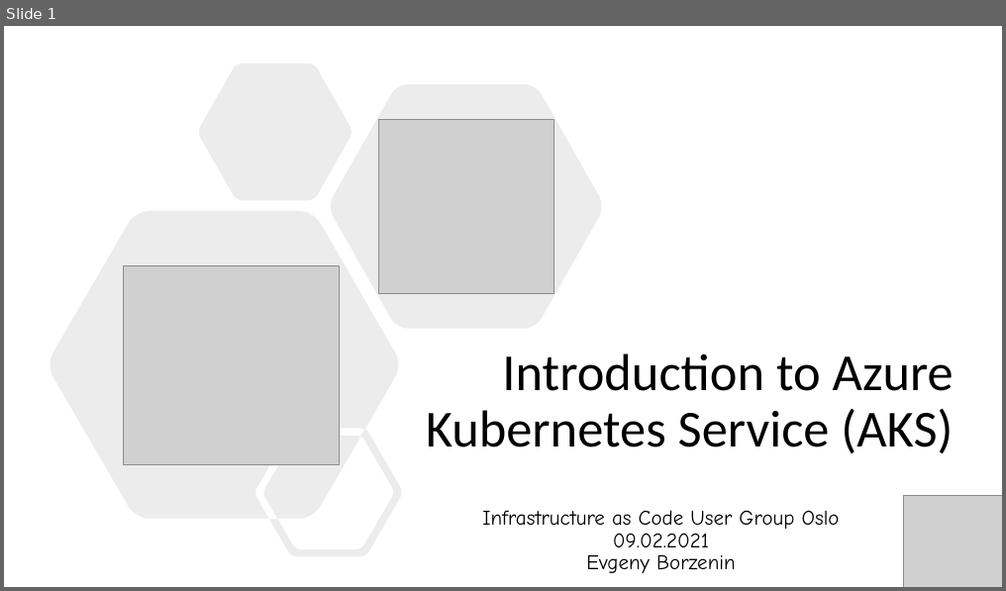
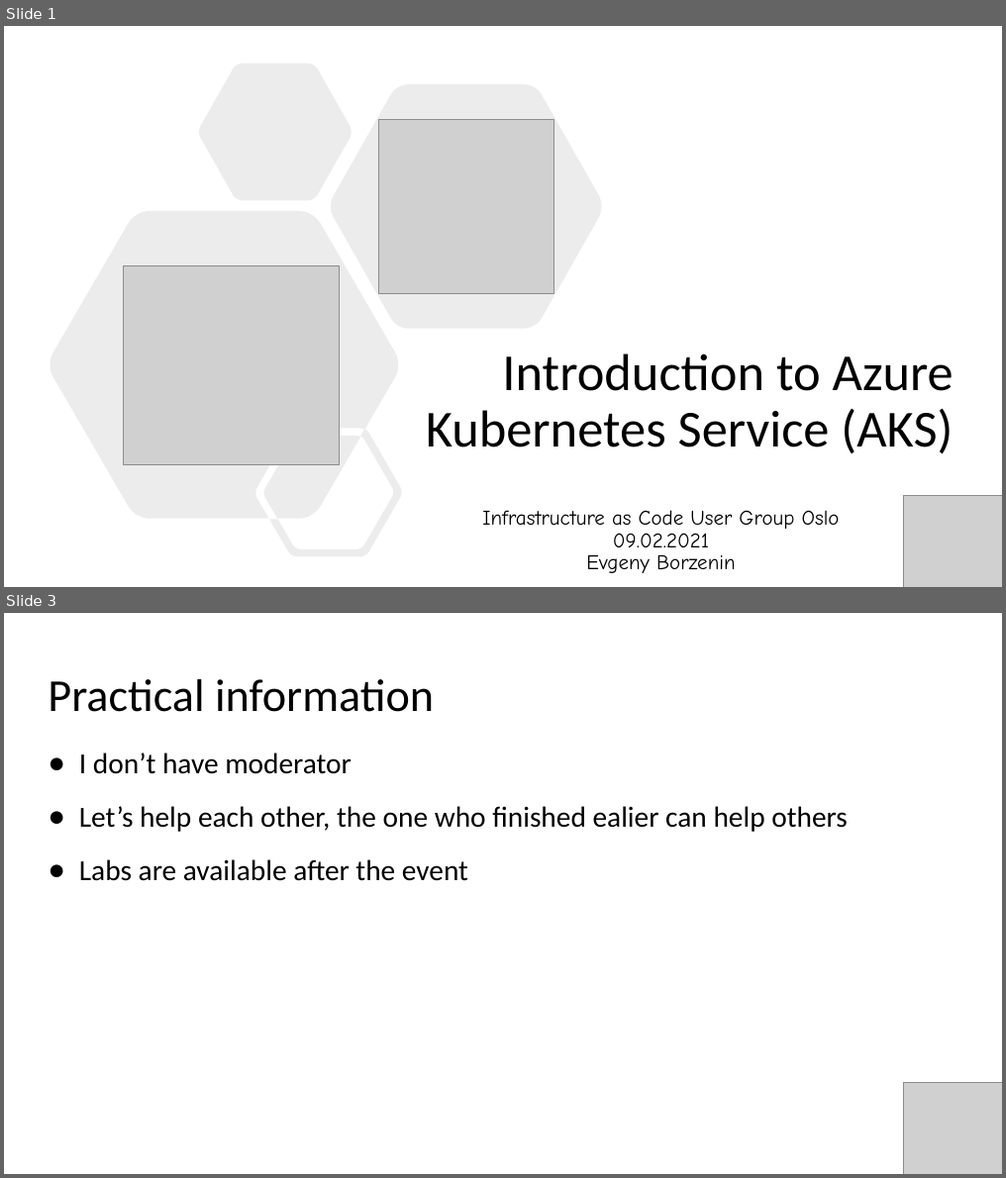
Before and after one commit to evgenyb/aks-workshops, a slide deck: 01-aks-and-k8s-101/slides/Introduction to AKS.pptx. Shown one above the other, each under a label of ours: slide 1 before the commit, slides 1 and 3 after it; the slides between them are not shown. The pictures are 1006x591 and 1006x1178 pixels, drawn with LibreOffice and Linux fonts; fonts in the diff are those of the drawing; grey boxes stand for pictures. Boxes give left, top, right and bottom in pixels: in the first picture for what was removed or moved away, otherwise in the second. Text is boxed around its words. In the diff, an @@ line names an element or a change of style, - is before the commit and + after.

```diff
--- a/01-aks-and-k8s-101/slides/Introduction to AKS.pptx
+++ b/01-aks-and-k8s-101/slides/Introduction to AKS.pptx
@@ slide 3 added at [4,613,1002,1174], background #FFFFFF @@
@@ title added at [48,679,434,712], 44 pt, text #000000 @@
+Practical information
@@ text added at [79,753,847,881], 28 pt, text #000000 @@
+● I don’t have moderator
+● Let’s help each other, the one who finished ealier can help others
+● Labs are available after the event
@@ picture added at [904,1082,1002,1174] @@
```
Also in this commit, not shown: 3 other slides added, 11 other files.
